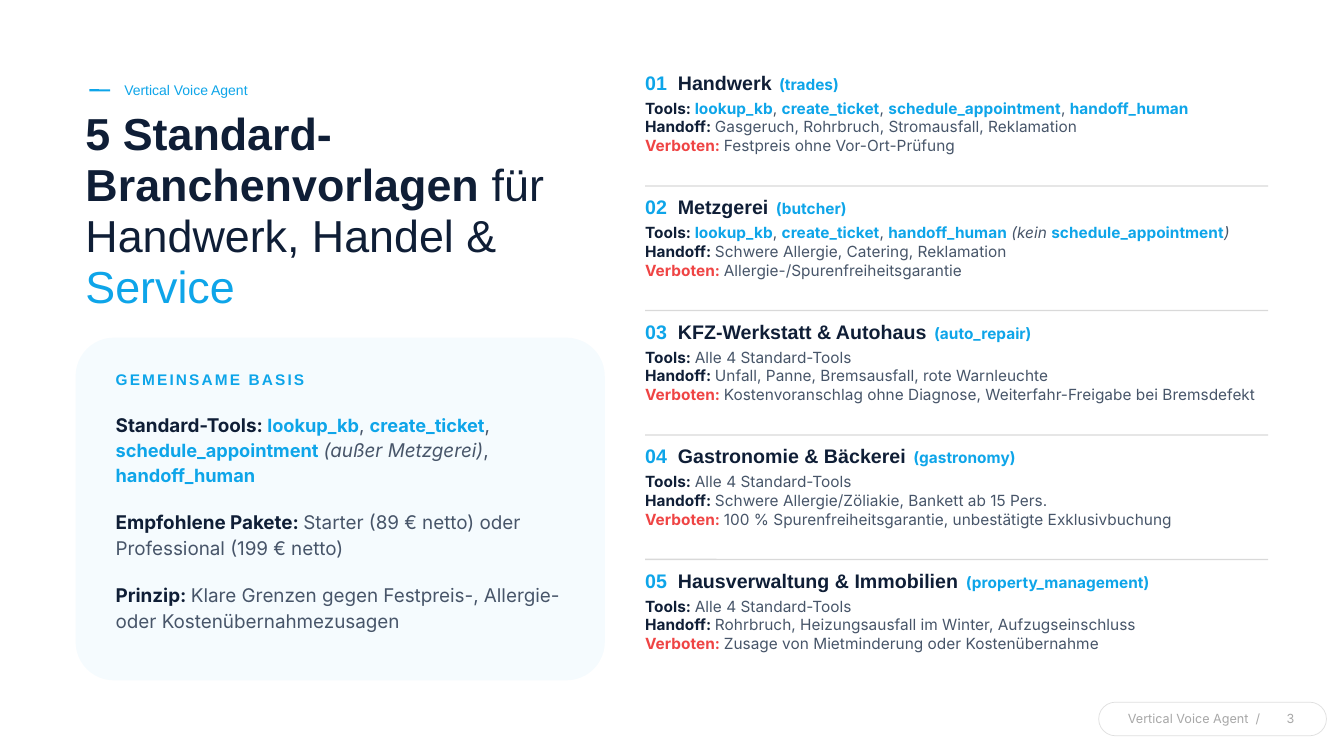
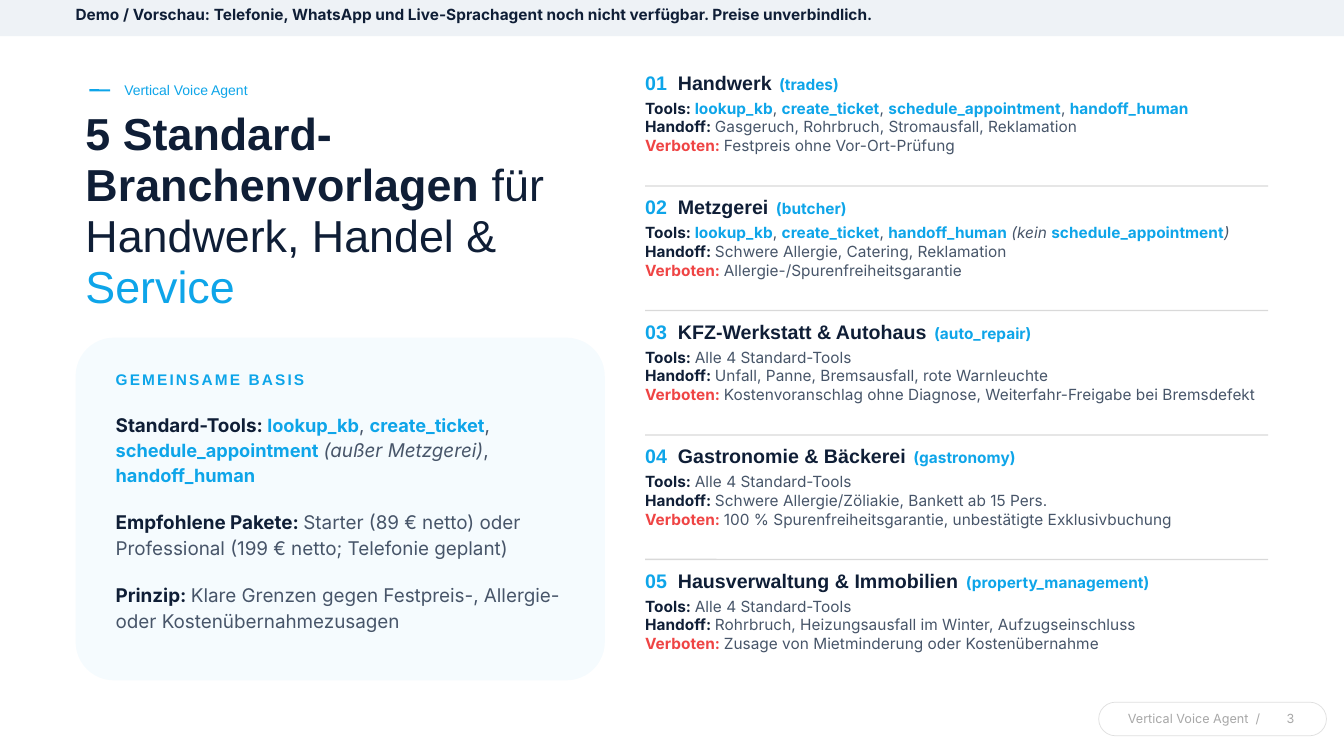
Before and after one commit to realsyncdynamics-spec/vertical-voice-agent, a slide deck: slide 3 of vertical-voice-agent-pitch-deck.pptx. Drawn at 1344x756 pixels with LibreOffice and Linux fonts; fonts in the diff are those of the drawing. Boxes give left, top, right and bottom in pixels: in the first picture for what was removed or moved away, otherwise in the second. Text is boxed around its words. In the diff, an @@ line names an element or a change of style, - is before the commit and + after.

Commit message:
docs(pitch-deck): Demo-Kennzeichnung, Telefonie/Kanzlei als geplant, Preise unverbindlich

```diff
--- a/vertical-voice-agent-pitch-deck.pptx
+++ b/vertical-voice-agent-pitch-deck.pptx
@@ rectangle added at <box>0,0,1344,36</box>, fill #EEF2F6 @@
@@ text added at <box>76,8,872,24</box>, 11 pt, text #0F1E36, bold @@
+Demo / Vorschau: Telefonie, WhatsApp und Live-Sprachagent noch nicht verfügbar. Preise unverbindlich.
@@ text at <box>116,514,521,559</box>: text changed @@
-Empfohlene Pakete: Starter (89 € netto) oder Professional (199 € netto)
+Empfohlene Pakete: Starter (89 € netto) oder Professional (199 € netto; Telefonie geplant)
```
Also in this commit, not shown: 5 other slides changed.
